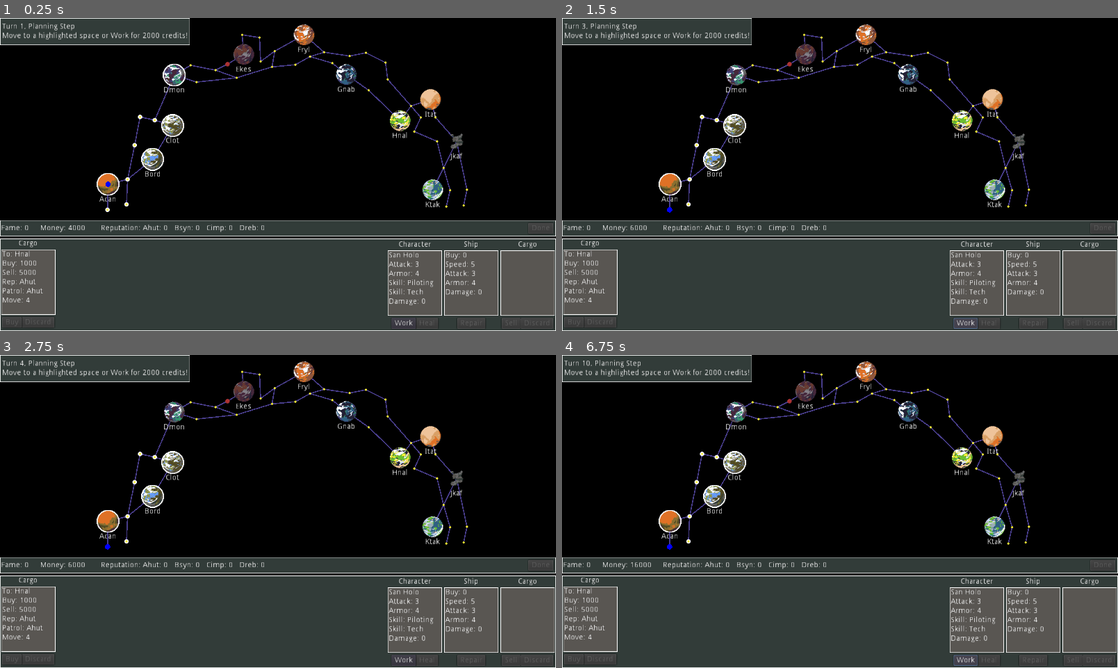
Above: before the commit, frames 1-4 (two rows, left to right).
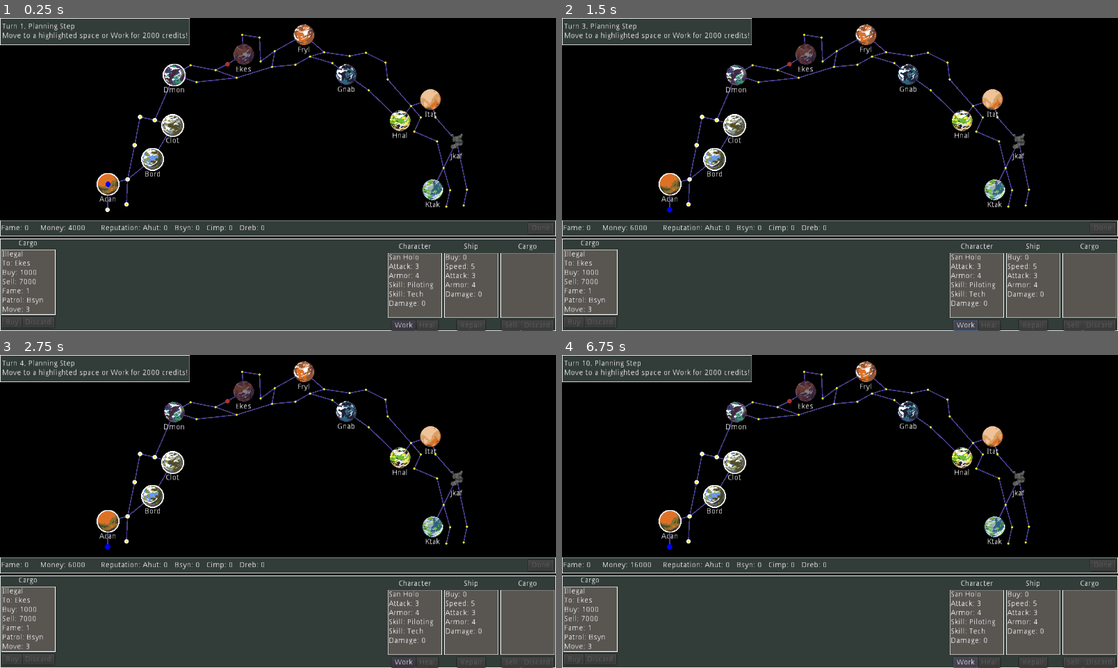
Above: after the commit, the same moments.

Repository: kosinaz/20-parsecs
Game: Godot game, scene res://scenes/ingame.tscn
Same seed, same stepped clock (60 frames per second), same inputs: the game is played once before the commit and once after it.
Inputs (mouse positions are in pixels of both pictures, inside the frame that each line leads up to):
- Up to frame 1 (0.25 s): no input
- Up to frame 2 (1.5 s): click (667, 208) at 0.52 s; click "Work" at 1.25 s
- Up to frame 3 (2.75 s): click (105, 545) at 2.02 s
- Up to frame 4 (6.75 s): click "Work" at 2.75 s; click (667, 545) at 3.52 s; click "Work" at 4.25 s; tap Enter at 5, 6.5 s; tap Space at 5.75 s

The runs differ from the first frame. In frame 1, 1.8% of the frame differs, in the area x 0-100%, y 71-100%; in frame 2, 1.9%; in frame 3, 1.8%; in frame 4, 1.9%.

Commit message:
add smuggling compartment

Diff:
--- a/20 Parsecs/scenes/cargo.gd
+++ b/20 Parsecs/scenes/cargo.gd
@@ -1,10 +1,15 @@
 extends MarginContainer
 
 var _data = {}
+var has_cargo = false
 
 func setup(data):
+	has_cargo = true
 	_data = data
 	$"%Label".text = ""
+	if data.has("smuggling compartment"):
+		$"%Label".text += "Smuggling\nCompartment\n+25% success\nBuy: 2000"
+		return
 	if data.has("illegal"):
 		$"%Label".text += "Illegal\n"
 	$"%Label".text += "To: " + data.to + "\n"
@@ -23,6 +28,7 @@
 	return _data
 
 func clear():
+	has_cargo = false
 	_data = {}
 	$"%Label".text = ""
 
--- a/20 Parsecs/scenes/cargos.gd
+++ b/20 Parsecs/scenes/cargos.gd
@@ -75,4 +75,8 @@
 		"patrol": "Dreb",
 		"move": 3,
 	},
+	{
+		"smuggling compartment": true,
+		"buy": 2000,
+	},
 ]
--- a/20 Parsecs/scenes/ingame.gd
+++ b/20 Parsecs/scenes/ingame.gd
@@ -78,6 +78,8 @@
 	$"%MarketCargoDiscard".disabled = true
 	$"%ShipCargoSell".disabled = true
 	$"%ShipCargoDiscard".disabled = true
+	$"%HiddenCargoSell".disabled = true
+	$"%HiddenCargoDiscard".disabled = true
 	$"%Done".disabled = true
 	start_encounter()
 
@@ -85,19 +87,44 @@
 	$"%MarketCargoBuy".disabled = bought
 	if $"%Player".current_space.get_node("Label").text == $"%MarketCargo".get_to():
 		$"%MarketCargoBuy".disabled = true
-	if $"%ShipCargo".get_to() != "":
+	if $"%ShipCargo".has_cargo and not $"%HiddenCargoContainer".visible:
+		$"%MarketCargoBuy".disabled = true
+	if $"%ShipCargo".has_cargo and $"%HiddenCargoContainer".visible and $"%HiddenCargo".has_cargo:
+		$"%MarketCargoBuy".disabled = true
+	if $"%ShipCargo".has_cargo:
+		$"%ShipCargoSell".disabled = $"%Player".current_space.get_node("Label").text != $"%ShipCargo".get_to()
 		$"%ShipCargoDiscard".disabled = false
-		$"%MarketCargoBuy".disabled = true
-		$"%ShipCargoSell".disabled = $"%Player".current_space.get_node("Label").text != $"%ShipCargo".get_to()
+		$"%HiddenCargoContainer".visible = $"%ShipCargo".get_data().has("smuggling compartment")
 	else:
 		$"%ShipCargoSell".disabled = true
 		$"%ShipCargoDiscard".disabled = true
+	if $"%HiddenCargo".has_cargo:
+		$"%HiddenCargoSell".disabled = $"%Player".current_space.get_node("Label").text != $"%HiddenCargo".get_to()
+		$"%HiddenCargoDiscard".disabled = false
+	else:
+		$"%HiddenCargoSell".disabled = true
+		$"%HiddenCargoDiscard".disabled = true
 
-func remove_ship_cargo():
-	market_cargos.append($"%ShipCargo".get_data())
-	$"%ShipCargo".clear()
-	$"%ShipCargoSell".disabled = true
-	$"%ShipCargoDiscard".disabled = true
+func sell_cargo(cargo):
+	if cargo.get_data().has("illegal"):
+		var target = 3
+		if $"%HiddenCargo".visible:
+			target += 2
+		if randi() % 8 < target:
+			$"%Player".increase_fame(cargo.get_data().fame)
+			$"%Player".increase_money(cargo.get_data().sell)
+			remove_cargo(cargo)
+		else:
+			stop_action()
+	else:
+		$"%Player".increase_money(cargo.get_data().sell)
+		if cargo.get_data().has("rep"):
+			$"%Player".increase_reputation(cargo.get_data().rep)
+		remove_cargo(cargo)
+
+func remove_cargo(cargo):
+	market_cargos.append(cargo.get_data())
+	cargo.clear()
 	update_market_actions()
 
 func start_encounter():
@@ -111,12 +138,19 @@
 	move_to(space)
 	start_action()
 
+func _on_work_pressed():
+	$"%Player".increase_money(2000)
+	start_action()
+
 func _on_done_pressed():
 	stop_action()
 
 func _on_market_cargo_buy_pressed():
 	$"%Player".decrease_money(market_cargos[0].buy)
-	$"%ShipCargo".setup(market_cargos[0])
+	if not $"%ShipCargo".has_cargo:
+		$"%ShipCargo".setup(market_cargos[0])
+	else:
+		$"%HiddenCargo".setup(market_cargos[0])
 	market_cargos.pop_front()
 	$"%MarketCargo".setup(market_cargos[0])
 	bought = true
@@ -130,22 +164,13 @@
 	$"%MarketCargoDiscard".disabled = true
 
 func _on_ship_cargo_sell_pressed():
-	if $"%ShipCargo".get_data().has("illegal"):
-		if randi() % 8 < 3:
-			$"%Player".increase_fame($"%ShipCargo".get_data().fame)
-			$"%Player".increase_money($"%ShipCargo".get_data().sell)
-			remove_ship_cargo()
-		else:
-			stop_action()
-	else:
-		$"%Player".increase_money($"%ShipCargo".get_data().sell)
-		if $"%ShipCargo".get_data().has("rep"):
-			$"%Player".increase_reputation($"%ShipCargo".get_data().rep)
-		remove_ship_cargo()
+	sell_cargo($"%ShipCargo")
 
 func _on_ship_cargo_discard_pressed():
-	remove_ship_cargo()
+	remove_cargo($"%ShipCargo")
 
-func _on_work_pressed():
-	$"%Player".increase_money(2000)
-	start_action()
+func _on_hidden_cargo_sell_pressed():
+	sell_cargo($"%HiddenCargo")
+
+func _on_hidden_cargo_discard_pressed():
+	remove_cargo($"%HiddenCargo")
--- a/20 Parsecs/scenes/ingame.tscn
+++ b/20 Parsecs/scenes/ingame.tscn
@@ -510,23 +510,23 @@
 text = "Discard"
 
 [node name="Character" type="MarginContainer" parent="CanvasLayer"]
-anchor_left = 1.0
-anchor_top = 1.0
-anchor_right = 1.0
-anchor_bottom = 1.0
-margin_left = -312.0
-margin_top = -168.0
+margin_left = 712.0
+margin_top = 412.0
+margin_right = 1024.0
+margin_bottom = 576.0
+grow_horizontal = 0
+grow_vertical = 0
 custom_constants/margin_right = 2
 custom_constants/margin_left = 2
 
 [node name="HBoxContainer" type="HBoxContainer" parent="CanvasLayer/Character"]
 margin_left = 2.0
 margin_right = 310.0
-margin_bottom = 168.0
+margin_bottom = 164.0
 
 [node name="CharacterContainer" type="VBoxContainer" parent="CanvasLayer/Character/HBoxContainer"]
 margin_right = 100.0
-margin_bottom = 168.0
+margin_bottom = 164.0
 
 [node name="MarginContainer" type="MarginContainer" parent="CanvasLayer/Character/HBoxContainer/CharacterContainer"]
 margin_right = 100.0
@@ -574,7 +574,7 @@
 [node name="ShipContainer" type="VBoxContainer" parent="CanvasLayer/Character/HBoxContainer"]
 margin_left = 104.0
 margin_right = 204.0
-margin_bottom = 168.0
+margin_bottom = 164.0
 
 [node name="MarginContainer" type="MarginContainer" parent="CanvasLayer/Character/HBoxContainer/ShipContainer"]
 margin_right = 100.0
@@ -615,7 +615,7 @@
 [node name="CargoContainer" type="VBoxContainer" parent="CanvasLayer/Character/HBoxContainer"]
 margin_left = 208.0
 margin_right = 308.0
-margin_bottom = 168.0
+margin_bottom = 164.0
 
 [node name="MarginContainer" type="MarginContainer" parent="CanvasLayer/Character/HBoxContainer/CargoContainer"]
 margin_right = 100.0
@@ -655,6 +655,58 @@
 text = "Sell"
 
 [node name="ShipCargoDiscard" type="Button" parent="CanvasLayer/Character/HBoxContainer/CargoContainer/HBoxContainer"]
+unique_name_in_owner = true
+margin_left = 37.0
+margin_right = 97.0
+margin_bottom = 20.0
+disabled = true
+text = "Discard"
+
+[node name="HiddenCargoContainer" type="VBoxContainer" parent="CanvasLayer/Character/HBoxContainer"]
+unique_name_in_owner = true
+visible = false
+margin_left = 312.0
+margin_right = 412.0
+margin_bottom = 164.0
+
+[node name="MarginContainer" type="MarginContainer" parent="CanvasLayer/Character/HBoxContainer/HiddenCargoContainer"]
+margin_right = 100.0
+margin_bottom = 16.0
+custom_constants/margin_top = 2
+
+[node name="Label" type="Label" parent="CanvasLayer/Character/HBoxContainer/HiddenCargoContainer/MarginContainer"]
+margin_top = 2.0
+margin_right = 100.0
+margin_bottom = 16.0
+text = "Hidden Cargo"
+align = 1
+
+[node name="MarginContainer2" type="MarginContainer" parent="CanvasLayer/Character/HBoxContainer/HiddenCargoContainer"]
+margin_top = 20.0
+margin_right = 100.0
+margin_bottom = 140.0
+
+[node name="HiddenCargo" parent="CanvasLayer/Character/HBoxContainer/HiddenCargoContainer/MarginContainer2" instance=ExtResource( 4 )]
+unique_name_in_owner = true
+margin_right = 100.0
+margin_bottom = 120.0
+
+[node name="HBoxContainer" type="HBoxContainer" parent="CanvasLayer/Character/HBoxContainer/HiddenCargoContainer"]
+margin_top = 144.0
+margin_right = 100.0
+margin_bottom = 164.0
+custom_constants/separation = 0
+alignment = 1
+
+[node name="HiddenCargoSell" type="Button" parent="CanvasLayer/Character/HBoxContainer/HiddenCargoContainer/HBoxContainer"]
+unique_name_in_owner = true
+margin_left = 2.0
+margin_right = 37.0
+margin_bottom = 20.0
+disabled = true
+text = "Sell"
+
+[node name="HiddenCargoDiscard" type="Button" parent="CanvasLayer/Character/HBoxContainer/HiddenCargoContainer/HBoxContainer"]
 unique_name_in_owner = true
 margin_left = 37.0
 margin_right = 97.0
@@ -668,6 +720,8 @@
 [connection signal="pressed" from="CanvasLayer/Character/HBoxContainer/CharacterContainer/HBoxContainer/Work" to="." method="_on_work_pressed"]
 [connection signal="pressed" from="CanvasLayer/Character/HBoxContainer/CargoContainer/HBoxContainer/ShipCargoSell" to="." method="_on_ship_cargo_sell_pressed"]
 [connection signal="pressed" from="CanvasLayer/Character/HBoxContainer/CargoContainer/HBoxContainer/ShipCargoDiscard" to="." method="_on_ship_cargo_discard_pressed"]
+[connection signal="pressed" from="CanvasLayer/Character/HBoxContainer/HiddenCargoContainer/HBoxContainer/HiddenCargoSell" to="." method="_on_hidden_cargo_sell_pressed"]
+[connection signal="pressed" from="CanvasLayer/Character/HBoxContainer/HiddenCargoContainer/HBoxContainer/HiddenCargoDiscard" to="." method="_on_hidden_cargo_discard_pressed"]
 
 [editable path="Spaces/Space3"]
 [editable path="Spaces/Space5"]
